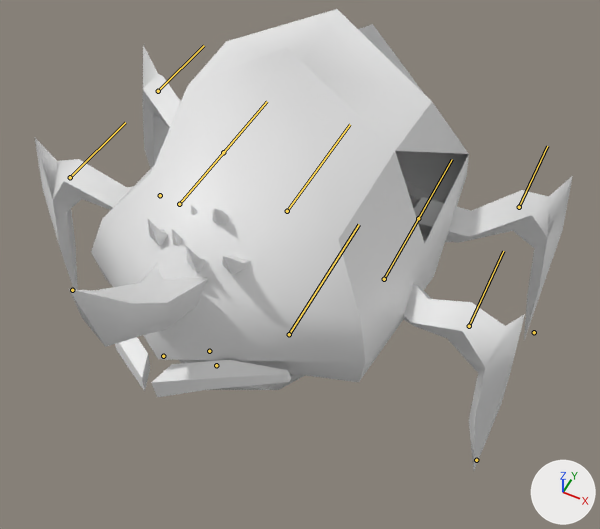
What one commit did to the FBX model Assets/Graph/Ennemies/Anim_RhinoArakAttack.fbx.
Rendered twice from a 50 mm camera at (0.467, -0.887, 1.331) aimed at (0.074, -0.101, 0.348). Every picture has the same lights, and +X, +Y and +Z are marked at lower right. The bones that bend it are drawn over the model as lines.

The first picture shows 'RhinoArak_BoDy'.
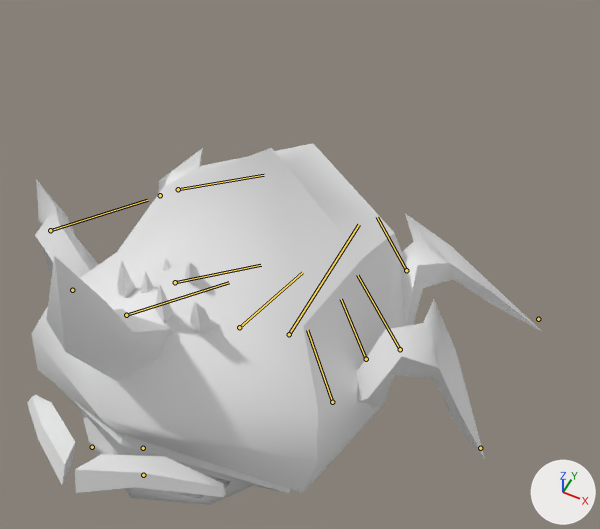
Commit message: Update RhinoArak

The newer file adds an action. The first version stands in its rest pose; the second is drawn at frame 83 of the action 'RhinoArakAttack'.

What differs and where, as boxes [x1, y1, x2, y2] in the pictures (600 x 529 px):
'RhinoArak_BoDy', posed (22% shorter)
    before: [35, 9, 573, 472]
    after: [27, 143, 541, 505]
bone 'Hips', root to tip
    before: (287, 211) to (350, 124)
    after: (239, 327) to (302, 272)
bone 'ArmBackLeft', root to tip
    before: (418, 218) to (452, 159)
    after: (366, 359) to (341, 299)
bone 'ForearmBackLeft', root to tip
    before: (519, 207) to (547, 146)
    after: (406, 270) to (377, 217)
bone 'ArmBackRight', root to tip
    before: (223, 152) to (267, 101)
    after: (175, 282) to (261, 265)
bone 'ForearmBackRight', root to tip
    before: (158, 91) to (204, 45)
    after: (178, 189) to (264, 175)
bone 'ArmForwardLeft', root to tip
    before: (384, 279) to (426, 205)
    after: (332, 402) to (307, 330)
bone 'ForearmForwardLeft', root to tip
    before: (469, 326) to (503, 251)
    after: (400, 349) to (357, 275)
bone 'ArmForwardRight', root to tip
    before: (179, 204) to (233, 141)
    after: (126, 315) to (229, 282)
bone 'ForearmForwardRight', root to tip
    before: (70, 177) to (125, 122)
    after: (50, 230) to (147, 200)
bone 'BrEye', root to tip
    before: (163, 356) to (163, 356)
    after: (92, 447) to (92, 446)

What changed in the scene script:
```text
Change bone_hips:
    where bone_hips = bpy.data.objects['Armature'].pose.bones['Hips']  # child of 'Root'
    bone_hips.location: (0.0, 0.0, 0.0) -> (0.0, -6.94, -4.53)
    bone_hips.rotation_quaternion: (1.0, 0.0, 0.0, 0.0) -> (0.979, -0.204, 0.0, 0.0)  # degrees (0, 0, 0) -> degrees (-23, 0, 0)
Change bone_armbackleft:
    where bone_armbackleft = bpy.data.objects['Armature'].pose.bones['ArmBackLeft']  # child of 'Hips'
    bone_armbackleft.rotation_quaternion: (1.0, 0.0, 0.0, 0.0) -> (0.85, 0.19, -0.409, 0.27)  # degrees (0, 0, 0) -> degrees (10, -53, 30)
Change bone_forearmbackleft:
    where bone_forearmbackleft = bpy.data.objects['Armature'].pose.bones['ForearmBackLeft']  # child of 'ArmBackLeft'
    bone_forearmbackleft.rotation_quaternion: (1.0, 0.0, 0.0, 0.0) -> (1.0, 0.003, -0.014, -0.001)  # degrees (0, 0, 0) -> degrees (0, -2, 0)
Change bone_armbackright:
    where bone_armbackright = bpy.data.objects['Armature'].pose.bones['ArmBackRight']  # child of 'Hips'
    bone_armbackright.rotation_quaternion: (1.0, 0.0, 0.0, 0.0) -> (0.871, 0.207, 0.338, -0.292)  # degrees (0, 0, 0) -> degrees (13, 45, -31)
Change bone_forearmbackright:
    where bone_forearmbackright = bpy.data.objects['Armature'].pose.bones['ForearmBackRight']  # child of 'ArmBackRight'
    bone_forearmbackright.rotation_quaternion: (1.0, 0.0, 0.0, 0.0) -> (0.999, 0.01, 0.042, 0.002)  # degrees (0, 0, 0) -> degrees (1, 5, 0)
Change bone_armforwardleft:
    where bone_armforwardleft = bpy.data.objects['Armature'].pose.bones['ArmForwardLeft']  # child of 'Hips'
    bone_armforwardleft.rotation_quaternion: (1.0, 0.0, 0.0, 0.0) -> (0.847, 0.167, -0.427, 0.268)  # degrees (0, 0, 0) -> degrees (5, -54, 32)
Change bone_forearmforwardleft:
    where bone_forearmforwardleft = bpy.data.objects['Armature'].pose.bones['ForearmForwardLeft']  # child of 'ArmForwardLeft'
    bone_forearmforwardleft.rotation_quaternion: (1.0, 0.0, 0.0, 0.0) -> (0.976, 0.092, 0.198, 0.014)  # degrees (0, 0, 0) -> degrees (12, 23, 4)
Change bone_armforwardright:
    where bone_armforwardright = bpy.data.objects['Armature'].pose.bones['ArmForwardRight']  # child of 'Hips'
    bone_armforwardright.rotation_quaternion: (1.0, 0.0, 0.0, 0.0) -> (0.887, 0.23, 0.311, -0.254)  # degrees (0, 0, 0) -> degrees (20, 42, -24)
Change bone_forearmforwardright:
    where bone_forearmforwardright = bpy.data.objects['Armature'].pose.bones['ForearmForwardRight']  # child of 'ArmForwardRight'
    bone_forearmforwardright.rotation_quaternion: (1.0, 0.0, 0.0, 0.0) -> (0.986, 0.069, -0.148, -0.011)  # degrees (0, 0, 0) -> degrees (8, -17, -2)
Change bone_breye:
    where bone_breye = bpy.data.objects['Armature'].pose.bones['BrEye']  # child of 'Hips'
    bone_breye.location: (0.0, 0.0, 0.0) -> (0.0, -0.85, -1.07)
```
